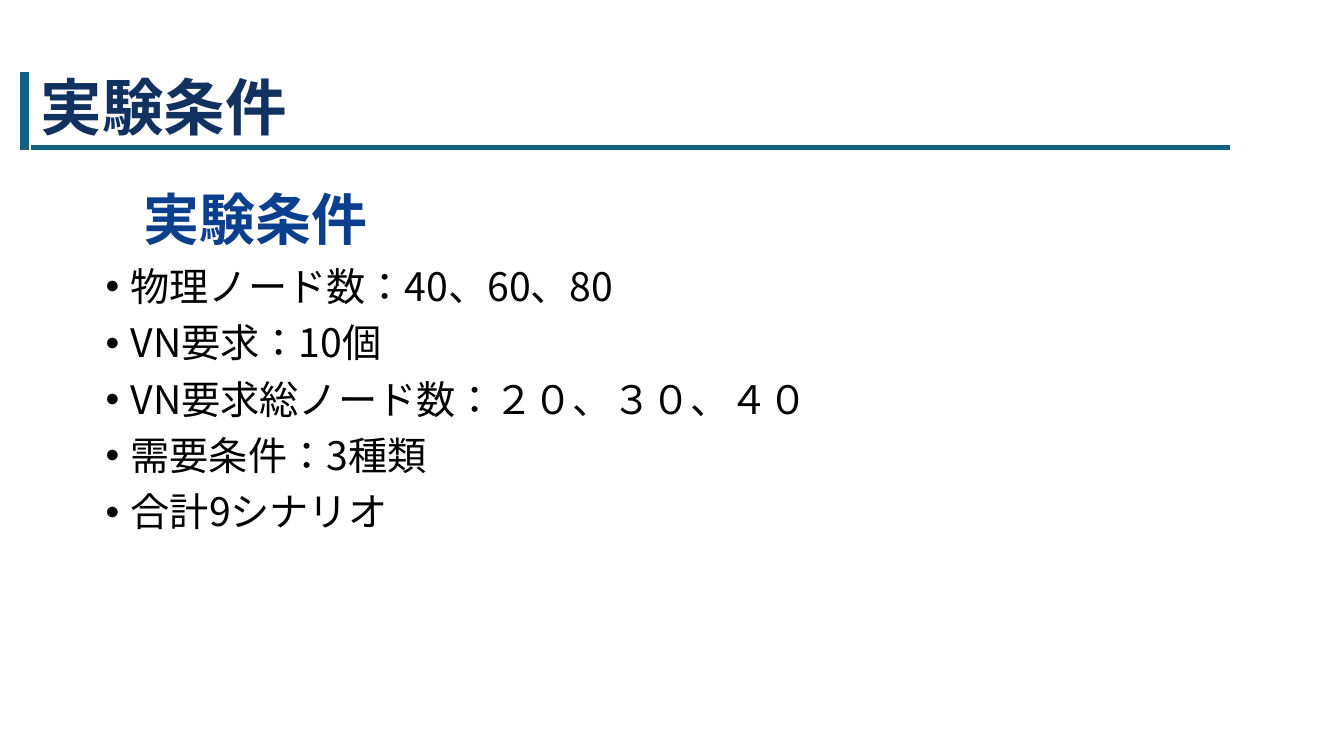
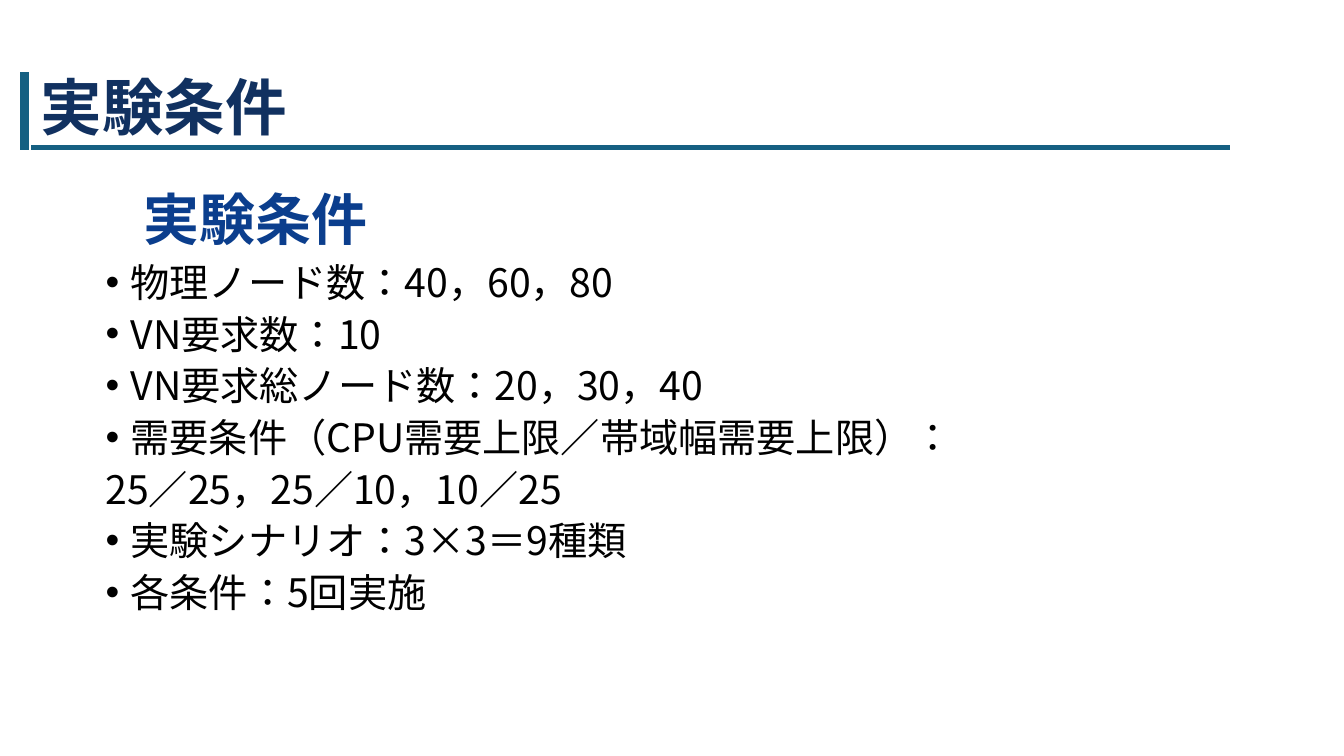
Before and after one commit to tanakalab/15-NFV-and-virtual-networking, a slide deck: slide 6 of 0次案/卒研発表.pptx. Drawn at 1344x756 pixels with LibreOffice and Linux fonts; fonts in the diff are those of the drawing. Boxes give left, top, right and bottom in pixels: in the first picture for what was removed or moved away, otherwise in the second. Text is boxed around its words. In the diff, an @@ line names an element or a change of style, - is before the commit and + after.

```diff
--- a/0次案/卒研発表.pptx
+++ b/0次案/卒研発表.pptx
@@ text at [106,264,953,611]: text changed @@
-• 物理ノード数：40、60、80
-• VN要求：10個
-• VN要求総ノード数：２０、３０、４０
-• 需要条件：3種類
-• 合計9シナリオ
+• 物理ノード数：40，60，80
+• VN要求数：10
+• VN要求総ノード数：20，30，40
+• 需要条件（CPU需要上限／帯域幅需要上限）：
+25／25，25／10，10／25
+• 実験シナリオ：3×3＝9種類
+• 各条件：5回実施
```
Also in this commit, not shown: 4 other slides changed, 1 slide added.
